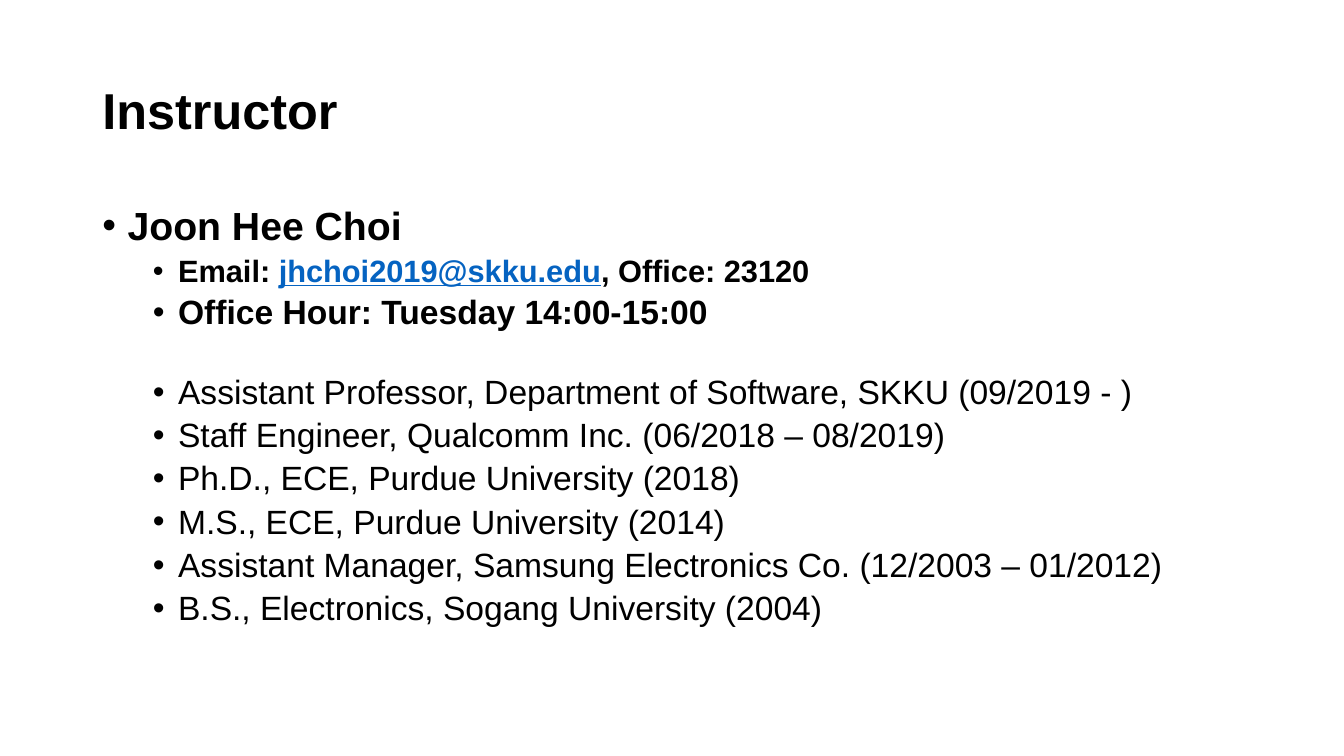
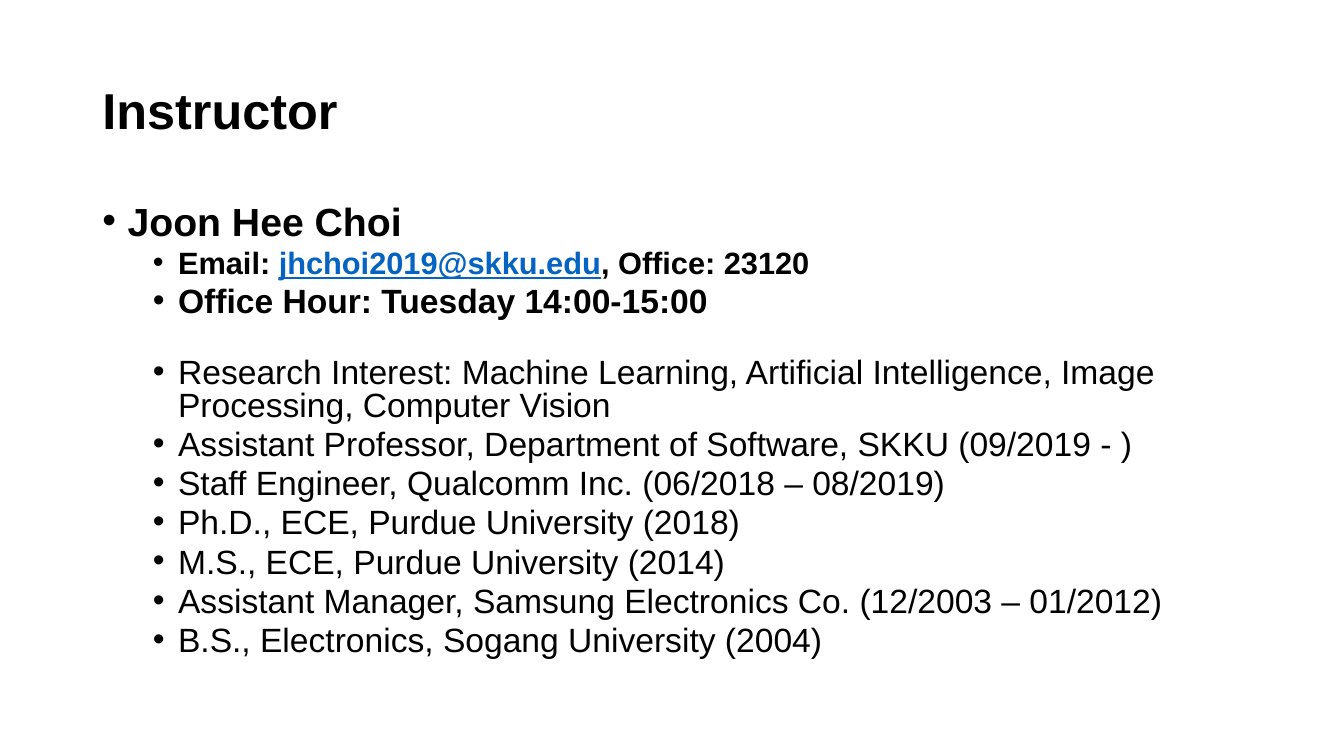
Before and after one commit to mlailab-skku/mlailab-skku.github.io, a slide deck: slide 4 of files/Introduction.pptm. Drawn at 1344x756 pixels with LibreOffice and Linux fonts; fonts in the diff are those of the drawing. Boxes give left, top, right and bottom in pixels: in the first picture for what was removed or moved away, otherwise in the second. Text is boxed around its words. In the diff, an @@ line names an element or a change of style, - is before the commit and + after.

```diff
--- a/files/Introduction.pptm
+++ b/files/Introduction.pptm
@@ text at [128,207,1162,659]: line spacing 0.9 to 0.8 @@
@@ text at [178,359,1154,424]: paragraph added @@
+  • Research Interest: Machine Learning, Artificial Intelligence, Image Processing, Computer Vision
```
Also in this commit, not shown: 1 other file.
